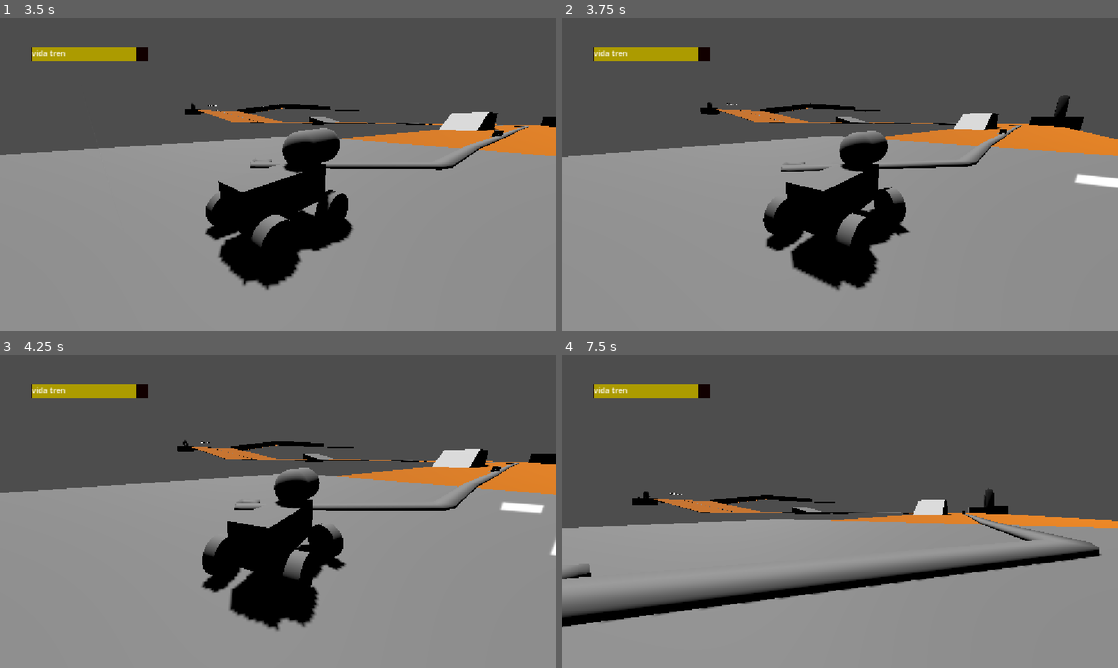
Above: before the commit, frames 1-4 (two rows, left to right).
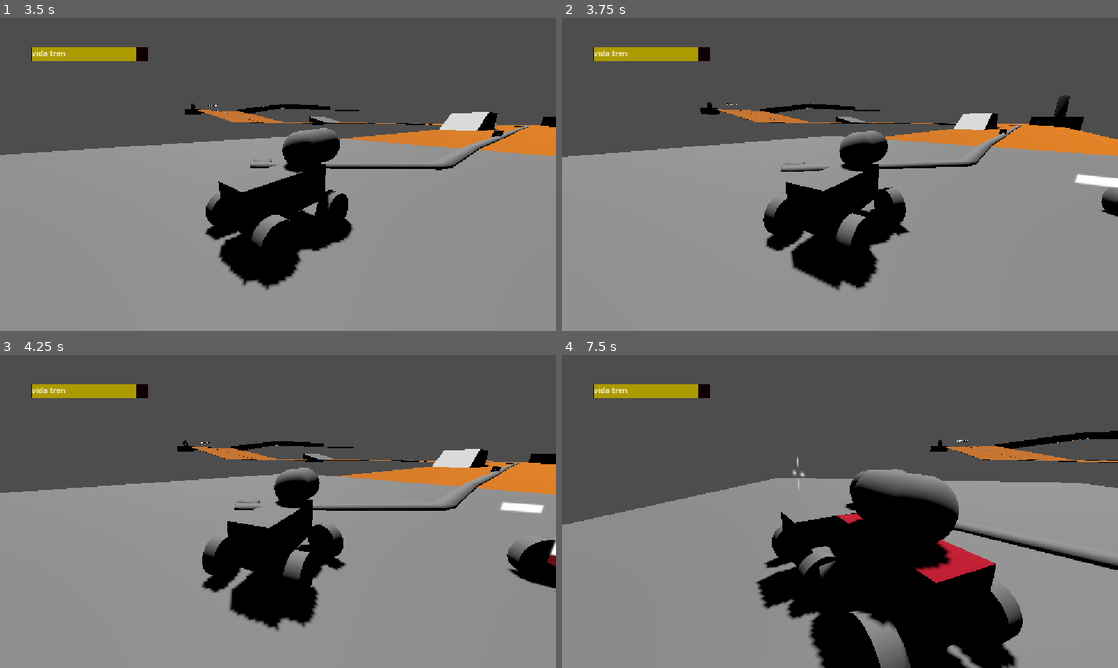
Above: after the commit, the same moments.

Repository: MauroEscalante-Hub/Linea-San-Gnomo
Game: Godot game, scene res://Escenas/grayboxing/grayboxing_escenario1.tscn
Same seed, same stepped clock (60 frames per second), same inputs: the game is played once before the commit and once after it.
Inputs (mouse positions are in pixels of both pictures, inside the frame that each line leads up to):
- Up to frame 1 (3.5 s): move the mouse to (400, 158) at 0.52 s; hold D (derecha) 0.53-1.28 s; tap E (cambiar_de_auto) at 0.6, 1.55, 2.1, 3.05 s; move the mouse to (166, 190) at 1.27 s; hold A (izquierda) 1.28-2.03 s; right-click (166, 190) at 1.35 s; move the mouse to (333, 105) at 2.02 s; hold D (derecha) 2.03-2.78 s; move the mouse to (250, 237) at 2.77 s; hold W (avanzar) from 2.78 s (still down); tap Space (daño) at 2.85 s
- Up to frame 2 (3.75 s): move the mouse to (1006, 221) at 3.52 s; release W (avanzar) at 3.53 s; hold A (izquierda) from 3.53 s (still down); click (1006, 221) at 3.6 s
- Up to frame 3 (4.25 s): keep holding A (izquierda); tap E (cambiar_de_auto) at 3.8 s
- Up to frame 4 (7.5 s): move the mouse to (673, 464) at 4.27 s; tap S (frenar) at 4.35 s; tap E (cambiar_de_auto) at 4.55, 5.3, 5.85, 6.8, 7.35 s; move the mouse to (867, 511) at 5.02 s; tap Middle mouse button (gancho) at 5.1 s; move the mouse to (756, 433) at 5.77 s; release A (izquierda) at 5.78 s; hold D (derecha) 5.78-6.53 s; move the mouse to (962, 495) at 6.52 s; hold W (avanzar) 6.53-7.28 s; right-click (962, 495) at 6.6 s; move the mouse to (728, 527) at 7.27 s; hold D (derecha) from 7.28 s (still down)

Frame 1 is identical in both runs. In frame 2, 0.2% of the frame differs, in the area x 96-100%, y 54-64%; in frame 3, 1.0%; in frame 4, 33%, in the area x 0-100%, y 24-100%.

Commit message:
problemas de mascará
un problema con los componentes

Diff:
--- a/Escenas/dispararbalas/balas.gd
+++ b/Escenas/dispararbalas/balas.gd
@@ -3,7 +3,7 @@
 
 var direccion: Vector3
 var velocidad: float = 100
-var danio: int = 100
+var danio: int = 10
 @onready var tiempo_ = $Timer
 
 func set_direccion(nueva_direccion: Vector3) -> void:
--- a/Escenas/enemigos/enemigo_base.gd
+++ b/Escenas/enemigos/enemigo_base.gd
@@ -5,7 +5,6 @@
 @onready var area_del_vehiculo = $deteccion_de_vehiculo
 @onready var control_del_jugador = $controlador_de_jugador
 @onready var gancho=$Ganchocontrol
-@onready var Jugador= $"../jugador"
 var nuevo_vehiculo: VehicleBody3D
 var steering_lerp = 3
 var velocidad_de_giro = 5
@@ -14,11 +13,6 @@
 @onready var engine_power = 25.0
 @onready var arma_ = $Arma
 @onready var arma_de_jugador = $Arma_de_jugador
-
-func recibir_danio(cantidad: int) -> void:
-	vida -= cantidad
-	if vida <= 0:
-		queue_free()
 
 func _ready() -> void:
 	area_del_vehiculo.vehiculo_encontrado.connect(_on_vehiculo_encontrado)
@@ -53,6 +47,8 @@
 	gancho.activate()
 	arma_.desactivate()
 	arma_de_jugador.activate()
+
+
 func become_npc() -> void:
 	control_del_jugador.deactivate()
 	movimiento.movimineto_desactivado()
--- a/Escenas/enemigos/enemigo_base.tscn
+++ b/Escenas/enemigos/enemigo_base.tscn
@@ -32,7 +32,7 @@
 height = 0.3305664
 
 [node name="enemigo" type="VehicleBody3D" unique_id=1604139032]
-collision_layer = 6
+collision_layer = 7
 collision_mask = 3
 center_of_mass_mode = 1
 can_sleep = false
--- a/Escenas/jugador/jugador.tscn
+++ b/Escenas/jugador/jugador.tscn
@@ -30,6 +30,7 @@
 height = 0.3305664
 
 [node name="jugador" type="VehicleBody3D" unique_id=1604139032]
+collision_layer = 3
 center_of_mass_mode = 1
 can_sleep = false
 angular_damp = 3.0
--- a/escena_para_pruebas.tscn
+++ b/escena_para_pruebas.tscn
@@ -53,3 +53,6 @@
 
 [node name="enemigo" parent="." unique_id=1146014462 instance=ExtResource("3_o2176")]
 transform = Transform3D(1, 0, 0, 0, 1, 0, 0, 0, 1, -5.1680627, 2.9427462, -22.736616)
+
+[node name="enemigo2" parent="." unique_id=777979052 instance=ExtResource("3_o2176")]
+transform = Transform3D(1, 0, 0, 0, 1, 0, 0, 0, 1, 13.2785, 2.2807236, -9.940325)
--- a/escenas/componentes/control_de_player/controlador_de_jugador.gd
+++ b/escenas/componentes/control_de_player/controlador_de_jugador.gd
@@ -22,4 +22,5 @@
 
 func _process(delta):
 	if Input.is_action_just_pressed("cambiar_de_auto") and nuevo_vehiculo:
+		print("CONTROL: input detectado, nuevo_vehiculo = ", nuevo_vehiculo)
 		GameManager.set_player(nuevo_vehiculo)
--- a/escenas/componentes/vida/vida.gd
+++ b/escenas/componentes/vida/vida.gd
@@ -2,7 +2,7 @@
 extends Node3D
 
 @export var player: VehicleBody3D
-@export var vida_max: int = 1000
+@export var vida_max: int = 500
 #var vida_actual: int
 
 # Called when the node enters the scene tree for the first time.
@@ -11,18 +11,16 @@
 		player = get_parent() as VehicleBody3D
 
 func _activado():
-	pass
+	set_process(true)
 
 func _desactivado():
-	pass
+	set_process(false)
 
 # Called every frame. 'delta' is the elapsed time since the previous frame.
 func _process(delta):
 	if vida_max <= 0:
-		player.queue_free()
+		player.engine_force = 0.0
 	pass
 
 func recibir_danio(cantidad: int):
-
 	vida_max -= cantidad
-	print("me dieron, ",cantidad, " y mi vida es: ", vida_max)
--- a/escenas/jugador/jugador.gd
+++ b/escenas/jugador/jugador.gd
@@ -25,6 +25,7 @@
 	camara.activate()
 	gancho.activate()
 	arma_de_jugador.activate()
+	componente_vida._activado()
 
 func become_npc() -> void:
 	control_del_jugador.deactivate()
@@ -32,6 +33,8 @@
 	camara.deactivate()
 	gancho.desactivate()
 	arma_de_jugador.desactivate()
+	componente_vida._desactivado()
+
 
 func _on_vehiculo_encontrado(nuevo_auto: VehicleBody3D) -> void:
 	control_del_jugador.nuevo_vehiculo = nuevo_auto
